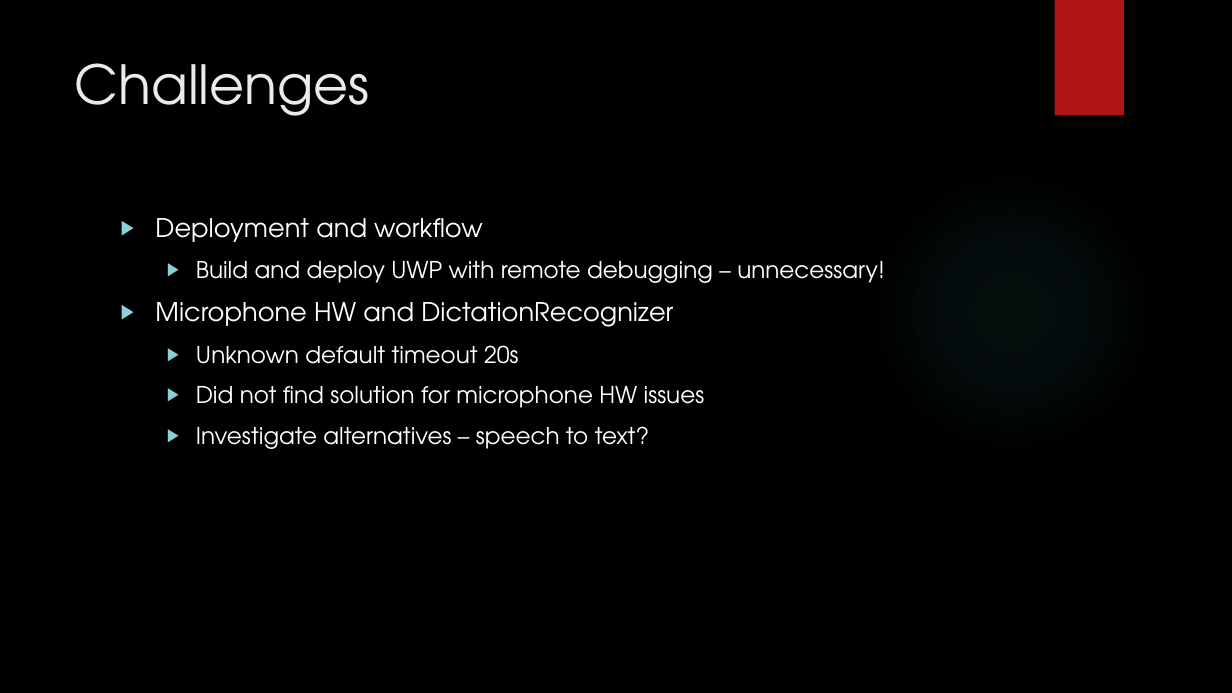
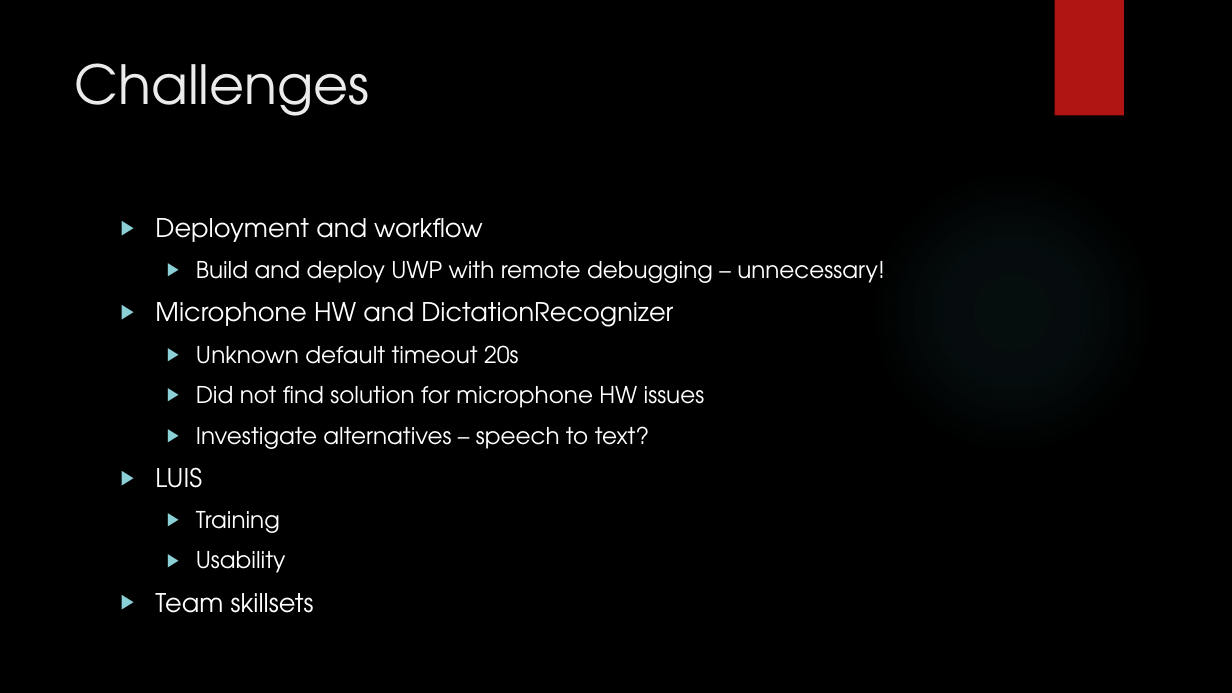
Before and after one commit to brianham/MR_MasterMind, a slide deck: slide 7 of Docs/MR_MasterMind.pptx (slide 5 before the commit). Drawn at 1232x693 pixels with LibreOffice and Linux fonts; fonts in the diff are those of the drawing; background and template pictures are left out. Boxes give left, top, right and bottom in pixels: in the first picture for what was removed or moved away, otherwise in the second. Text is boxed around its words. In the diff, an @@ line names an element or a change of style, - is before the commit and + after.

Commit message:
Updating presentation

```diff
--- a/Docs/MR_MasterMind.pptx
+++ b/Docs/MR_MasterMind.pptx
@@ text at (155,467,314,613): paragraphs added @@
+▶ LUIS
+  ▶ Training
+  ▶ Usability
+▶ Team skillsets
```
Also in this commit, not shown: 1 other slide changed, 2 slides added.
